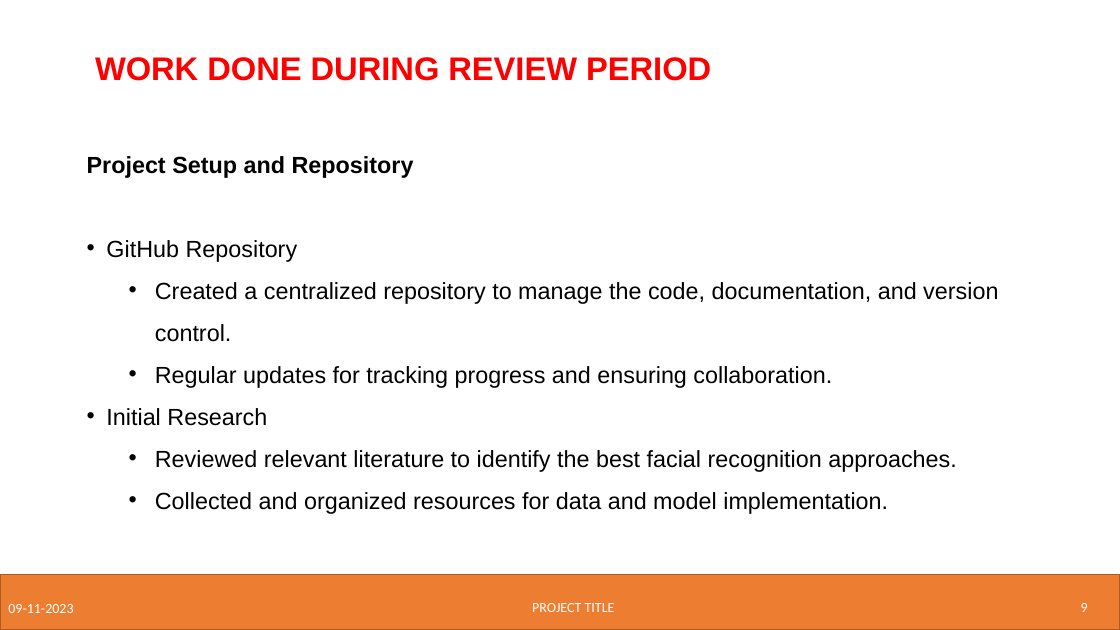
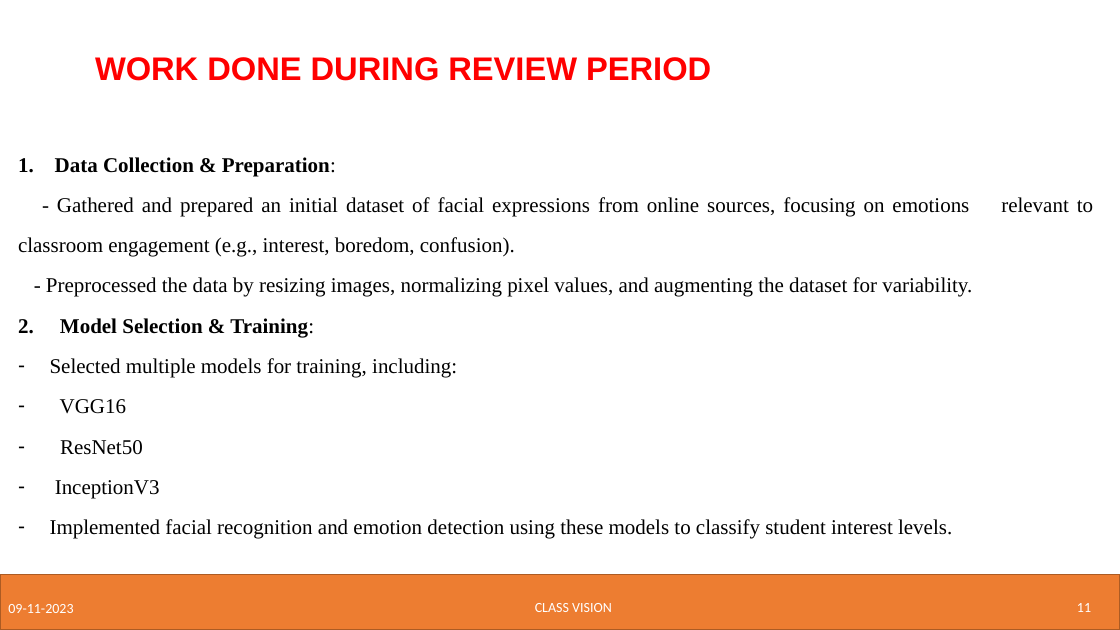
Before and after one commit to AdityaManojA/Class-Vision, a slide deck: slide 11 of Research Related/Phase 1 Project ppt.pptx (slide 9 before the commit). Drawn at 1120x630 pixels with LibreOffice and Linux fonts; fonts in the diff are those of the drawing; background and template pictures are left out. Boxes give left, top, right and bottom in pixels: in the first picture for what was removed or moved away, otherwise in the second. Text is boxed around its words. In the diff, an @@ line names an element or a change of style, - is before the commit and + after.

```diff
--- a/Research Related/Phase 1 Project ppt.pptx
+++ b/Research Related/Phase 1 Project ppt.pptx
@@ text at (x1=18, y1=157, x2=1093, y2=539): text changed; size 20 to 18 pt; font Arial to Times New Roman @@
-Project Setup and Repository
-• GitHub Repository
-  • Created a centralized repository to manage the code, documentation, and version control.
-  • Regular updates for tracking progress and ensuring collaboration.
-• Initial Research
-  • Reviewed relevant literature to identify the best facial recognition approaches.
-  • Collected and organized resources for data and model implementation.
+1. Data Collection & Preparation:
+- Gathered and prepared an initial dataset of facial expressions from online sources, focusing on emotions relevant to classroom engagement (e.g., interest, boredom, confusion).
+- Preprocessed the data by resizing images, normalizing pixel values, and augmenting the dataset for variability.
+2. Model Selection & Training:
+– Selected multiple models for training, including:
+– VGG16
+– ResNet50
+– InceptionV3
+– Implemented facial recognition and emotion detection using these models to classify student interest levels.
@@ text at (x1=535, y1=603, x2=612, y2=612): text changed @@
-PROJECT TITLE
+CLASS VISION
@@ page number at (x1=1077, y1=603, x2=1091, y2=612): text changed @@
-9
+11
```
Also in this commit, not shown: 16 other slides changed, 3 slides added, 2 slides removed.
